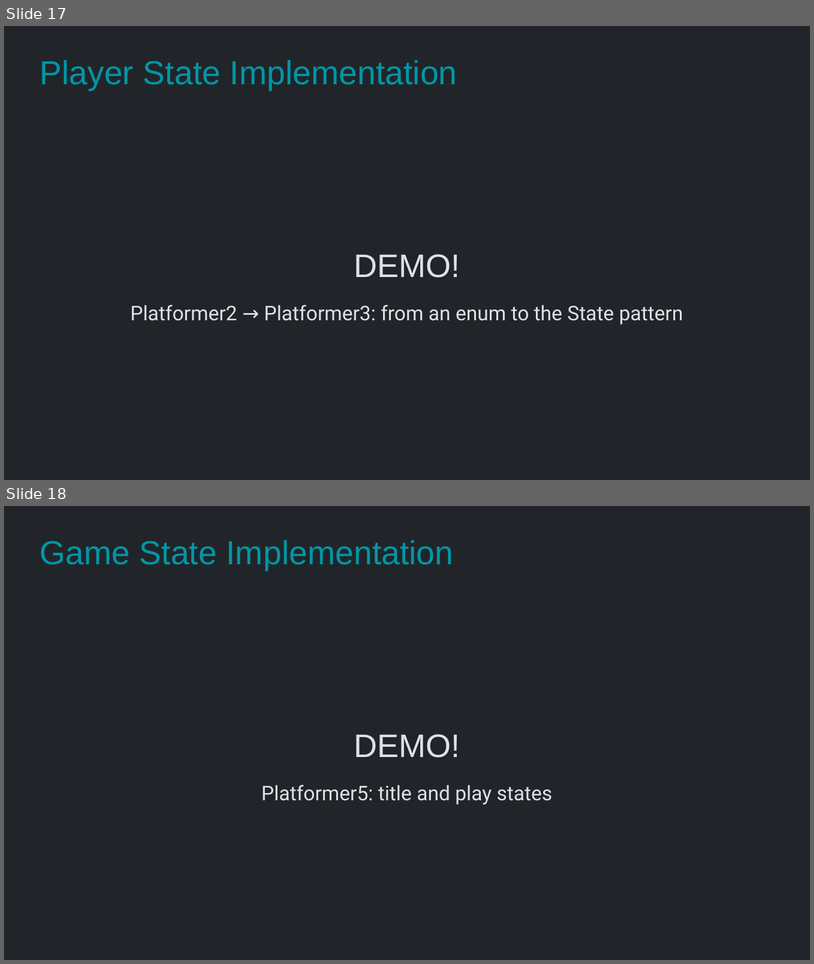
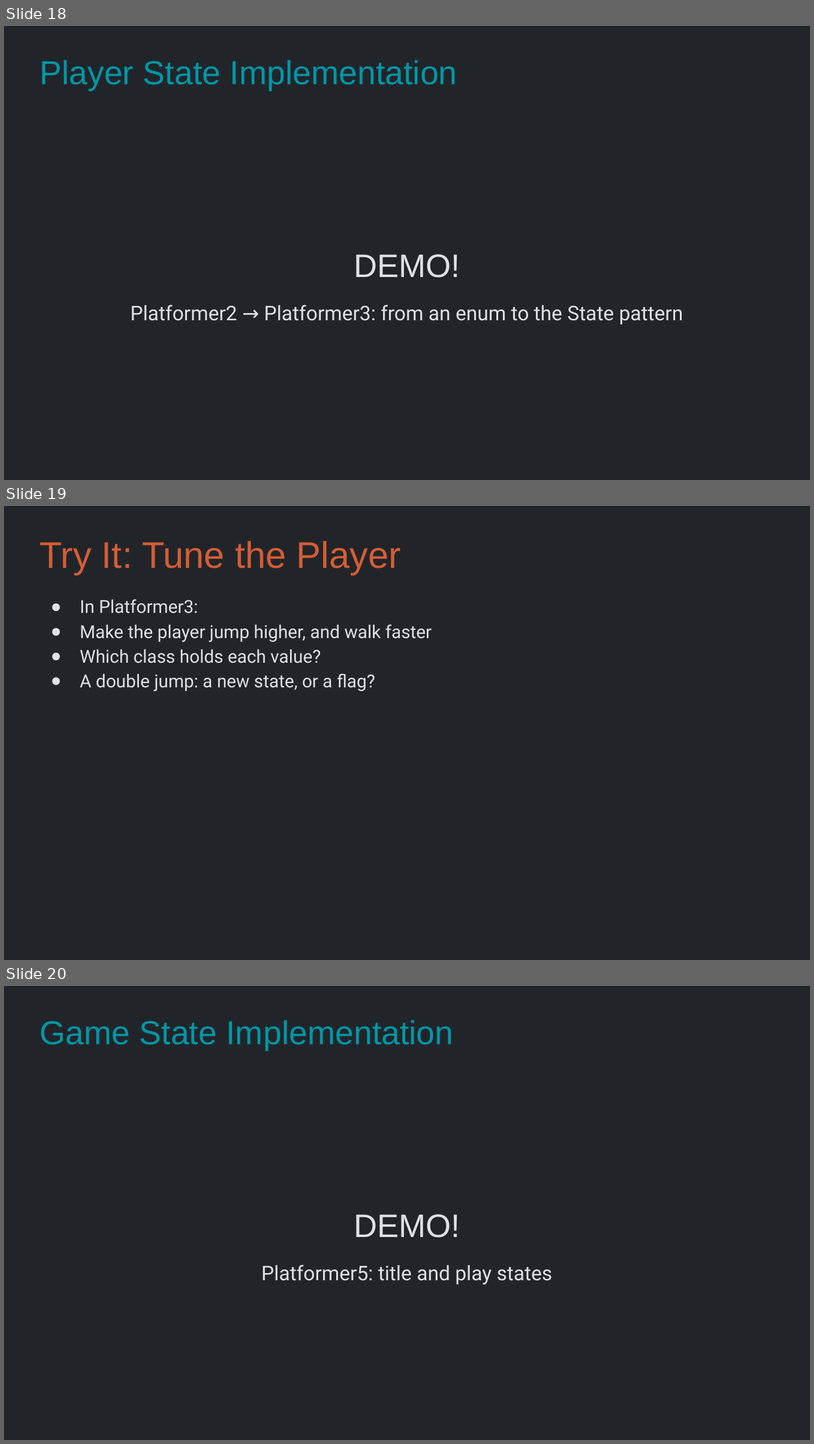
Before and after one commit to Metamate/gar, a slide deck: slides/06 Super Mario Bros.pptx. Shown one above the other, each under a label of ours: slides 17 and 18 before the commit, slides 18, 19 and 20 after it. The pictures are 814x964 and 814x1444 pixels, drawn with LibreOffice and Linux fonts; fonts in the diff are those of the drawing. Boxes give left, top, right and bottom in pixels: in the first picture for what was removed or moved away, otherwise in the second. Text is boxed around its words. In the diff, an @@ line names an element or a change of style, - is before the commit and + after.

```diff
--- a/slides/06 Super Mario Bros.pptx
+++ b/slides/06 Super Mario Bros.pptx
@@ slide 19 added at <box>4,506,810,960</box>, background #212529 @@
@@ title added at <box>39,541,401,575</box>, 33 pt, text #D45D35 @@
+Try It: Tune the Player
@@ text added at <box>80,599,432,691</box>, 16 pt, text #DEE2E6 @@
+● In Platformer3:
+● Make the player jump higher, and walk faster
+● Which class holds each value?
+● A double jump: a new state, or a flag?
@@ what was slide 17 is now slide 18 @@
@@ what was slide 18 is now slide 20 @@
```
Also in this commit, not shown: 4 other slides added, 15 other files.
